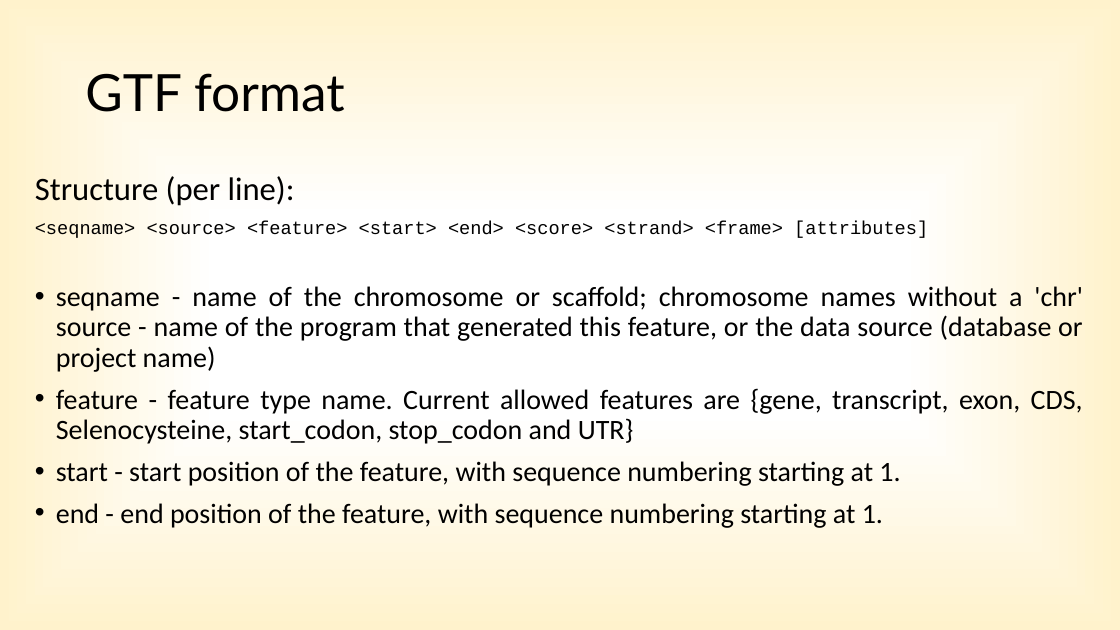
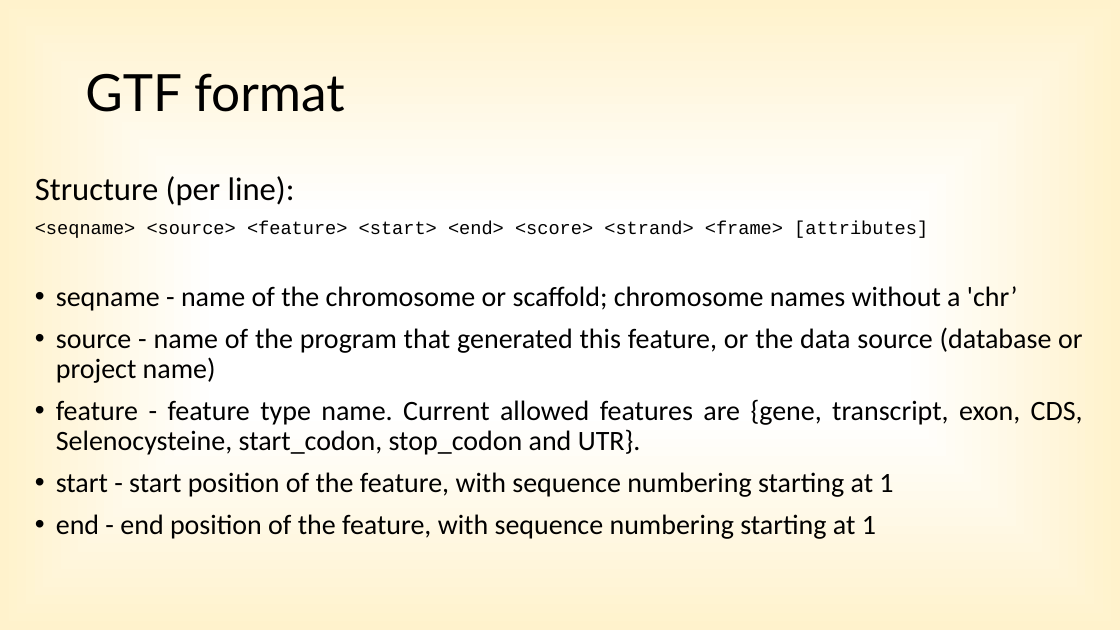
Before and after one commit to NBISweden/workshop-python, a slide deck: slide 10 of lectures/Project.pptx. Drawn at 1120x630 pixels with LibreOffice and Linux fonts; fonts in the diff are those of the drawing. Boxes give left, top, right and bottom in pixels: in the first picture for what was removed or moved away, otherwise in the second. Text is boxed around its words. In the diff, an @@ line names an element or a change of style, - is before the commit and + after.

Commit message:
Final fixes to project lecture

```diff
--- a/lectures/Project.pptx
+++ b/lectures/Project.pptx
@@ text at (56, 286, 1083, 539): text changed @@
-• seqname - name of the chromosome or scaffold; chromosome names without a 'chr' source - name of the program that generated this feature, or the data source (database or project name)
-• feature - feature type name. Current allowed features are {gene, transcript, exon, CDS, Selenocysteine, start_codon, stop_codon and UTR}
-• start - start position of the feature, with sequence numbering starting at 1.
-• end - end position of the feature, with sequence numbering starting at 1.
+• seqname - name of the chromosome or scaffold; chromosome names without a 'chr’
+• source - name of the program that generated this feature, or the data source (database or project name)
+• feature - feature type name. Current allowed features are {gene, transcript, exon, CDS, Selenocysteine, start_codon, stop_codon and UTR}.
+• start - start position of the feature, with sequence numbering starting at 1
+• end - end position of the feature, with sequence numbering starting at 1
```
Also in this commit, not shown: 1 other slide changed, 1 other file.
